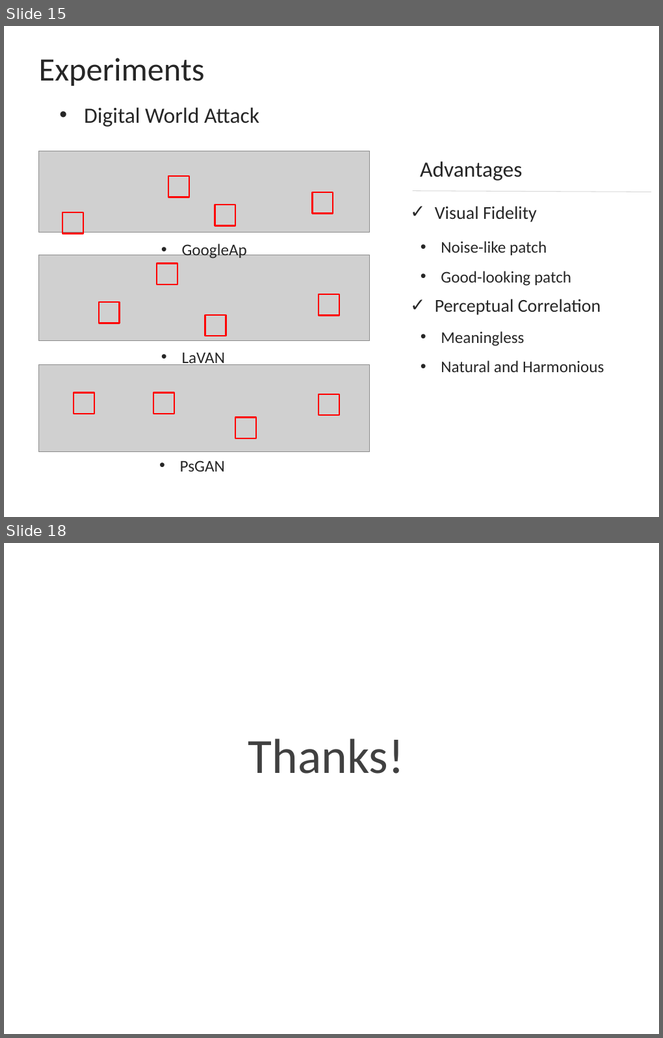
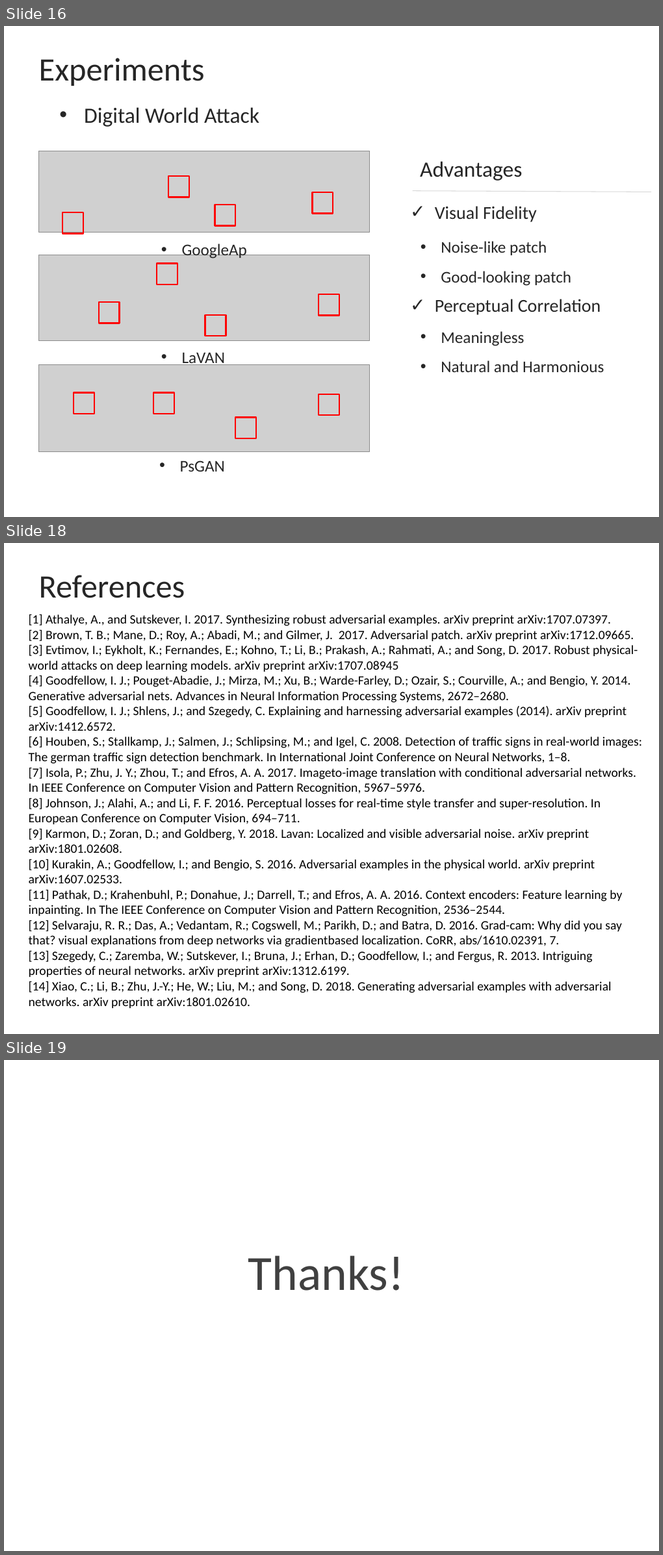
Before and after one commit to liuaishan/PerceptualSensitiveGAN, a slide deck: PSGAN_presentation.pptx. Shown one above the other, each under a label of ours: slides 15 and 18 before the commit, slides 16, 18 and 19 after it; the slides between them are not shown. The pictures are 663x1038 and 663x1555 pixels, drawn with LibreOffice and Linux fonts; fonts in the diff are those of the drawing; grey boxes stand for pictures. Boxes give left, top, right and bottom in pixels: in the first picture for what was removed or moved away, otherwise in the second. Text is boxed around its words. In the diff, an @@ line names an element or a change of style, - is before the commit and + after.

```diff
--- a/PSGAN_presentation.pptx
+++ b/PSGAN_presentation.pptx
@@ slide 18 added at [4, 543, 659, 1034], background #FFFFFF @@
@@ title added at [39, 575, 185, 598], 36 pt, text #262626 @@
+References
@@ text added at [29, 614, 642, 1008], 14 pt, text #000000 @@
+[1] Athalye, A., and Sutskever, I. 2017. Synthesizing robust adversarial examples. arXiv preprint arXiv:1707.07397.
+[2] Brown, T. B.; Mane, D.; Roy, A.; Abadi, M.; and Gilmer, J. 2017. Adversarial patch. arXiv preprint arXiv:1712.09665.
+[3] Evtimov, I.; Eykholt, K.; Fernandes, E.; Kohno, T.; Li, B.; Prakash, A.; Rahmati, A.; and Song, D. 2017. Robust physical-world attacks on deep learning models. arXiv preprint arXiv:1707.08945
+[4] Goodfellow, I. J.; Pouget-Abadie, J.; Mirza, M.; Xu, B.; Warde-Farley, D.; Ozair, S.; Courville, A.; and Bengio, Y. 2014. Generative adversarial nets. Advances in Neural Information Processing Systems, 2672–2680.
+[5] Goodfellow, I. J.; Shlens, J.; and Szegedy, C. Explaining and harnessing adversarial examples (2014). arXiv preprint arXiv:1412.6572.
+[6] Houben, S.; Stallkamp, J.; Salmen, J.; Schlipsing, M.; and Igel, C. 2008. Detection of traffic signs in real-world images: The german traffic sign detection benchmark. In International Joint Conference on Neural Networks, 1–8.
+[7] Isola, P.; Zhu, J. Y.; Zhou, T.; and Efros, A. A. 2017. Imageto-image translation with conditional adversarial networks. In IEEE Conference on Computer Vision and Pattern Recognition, 5967–5976.
+[8] Johnson, J.; Alahi, A.; and Li, F. F. 2016. Perceptual losses for real-time style transfer and super-resolution. In European Conference on Computer Vision, 694–711.
+[9] Karmon, D.; Zoran, D.; and Goldberg, Y. 2018. Lavan: Localized and visible adversarial noise. arXiv preprint arXiv:1801.02608.
+[10] Kurakin, A.; Goodfellow, I.; and Bengio, S. 2016. Adversarial examples in the physical world. arXiv preprint arXiv:1607.02533.
+[11] Pathak, D.; Krahenbuhl, P.; Donahue, J.; Darrell, T.; and Efros, A. A. 2016. Context encoders: Feature learning by inpainting. In The IEEE Conference on Computer Vision and Pattern Recognition, 2536–2544.
+[12] Selvaraju, R. R.; Das, A.; Vedantam, R.; Cogswell, M.; Parikh, D.; and Batra, D. 2016. Grad-cam: Why did you say that? visual explanations from deep networks via gradientbased localization. CoRR, abs/1610.02391, 7.
+[13] Szegedy, C.; Zaremba, W.; Sutskever, I.; Bruna, J.; Erhan, D.; Goodfellow, I.; and Fergus, R. 2013. Intriguing properties of neural networks. arXiv preprint arXiv:1312.6199.
+[14] Xiao, C.; Li, B.; Zhu, J.-Y.; He, W.; Liu, M.; and Song, D. 2018. Generating adversarial examples with adversarial networks. arXiv preprint arXiv:1801.02610.
@@ what was slide 15 is now slide 16 @@
@@ what was slide 18 is now slide 19 @@
```
Also in this commit, not shown: 3 slides changed, 1 other slide added, 1 slide removed.
